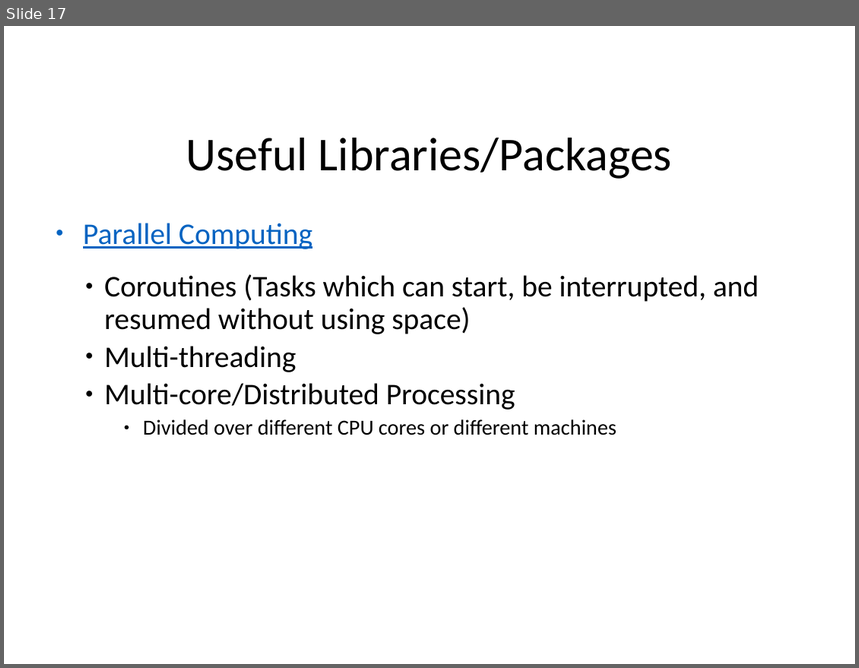
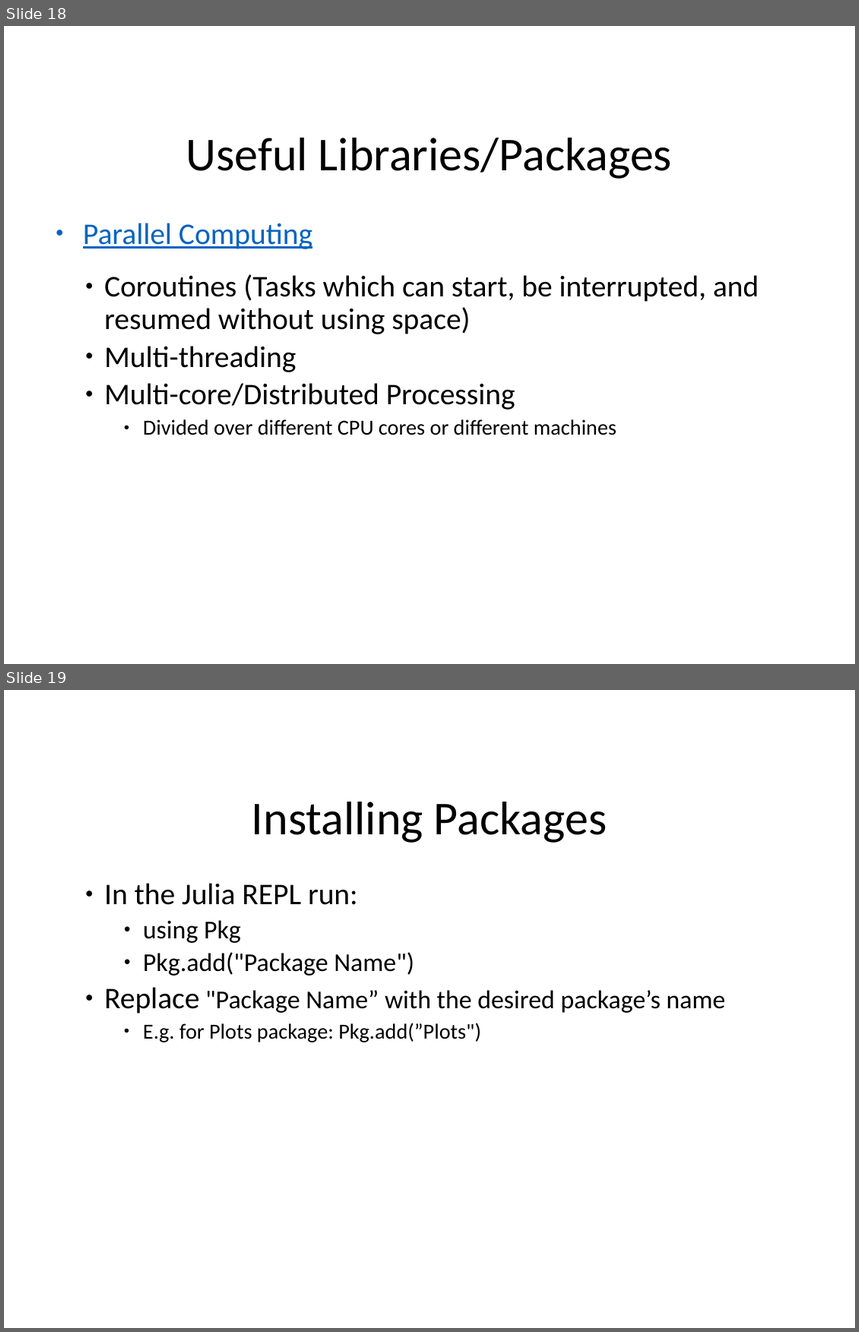
Before and after one commit to The-SS/Julia_intro, a slide deck: Julia_intro.pptx. Shown one above the other, each under a label of ours: slide 17 before the commit, slides 18 and 19 after it. The pictures are 859x668 and 859x1332 pixels, drawn with LibreOffice and Linux fonts; fonts in the diff are those of the drawing; background and template pictures are left out. Boxes give left, top, right and bottom in pixels: in the first picture for what was removed or moved away, otherwise in the second. Text is boxed around its words. In the diff, an @@ line names an element or a change of style, - is before the commit and + after.

Commit message:
Julia intro slides update + pdf added

```diff
--- a/Julia_intro.pptx
+++ b/Julia_intro.pptx
@@ slide 19 added at <box>4,690,855,1328</box>, background #FFFFFF @@
@@ title added at <box>252,802,607,843</box>, 44 pt, text #000000 @@
+Installing Packages
@@ text added at <box>104,883,726,1043</box>, 24 pt, text #000000 @@
+  ● In the Julia REPL run:
+    ● using Pkg
+    ● Pkg.add("Package Name")
+  ● Replace "Package Name” with the desired package’s name
+    ● E.g. for Plots package: Pkg.add(”Plots")
@@ what was slide 17 is now slide 18 @@
```
Also in this commit, not shown: 2 other slides added, 2 slides removed, 1 other file.
